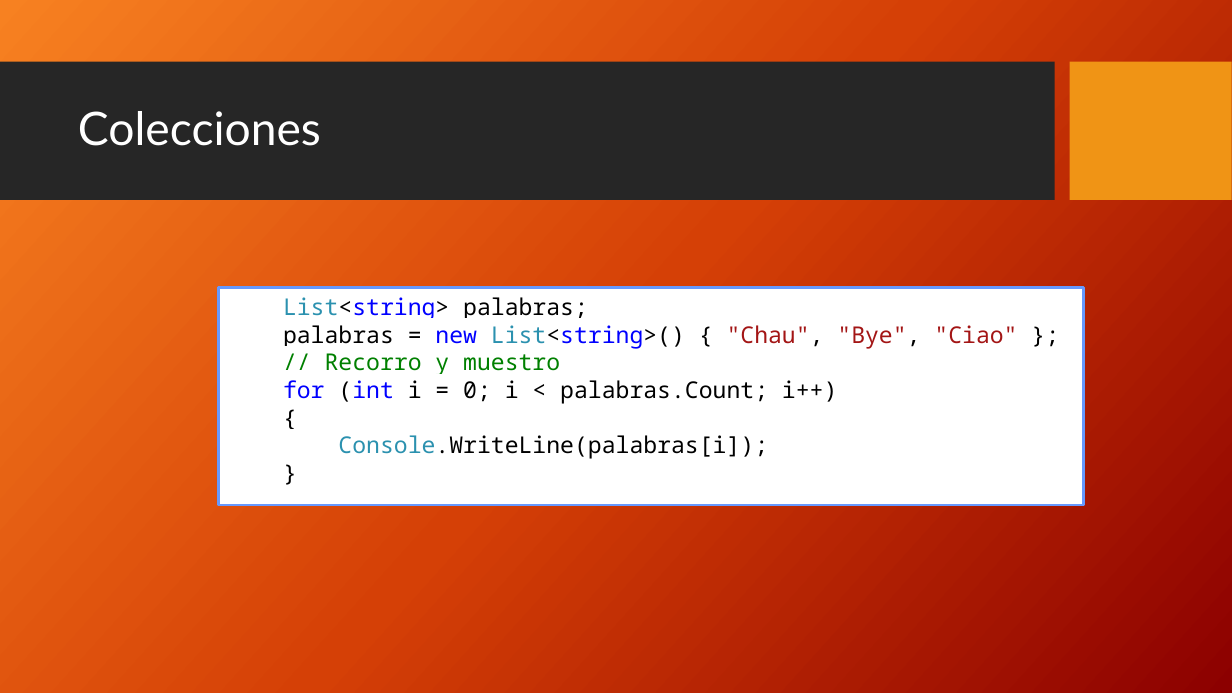
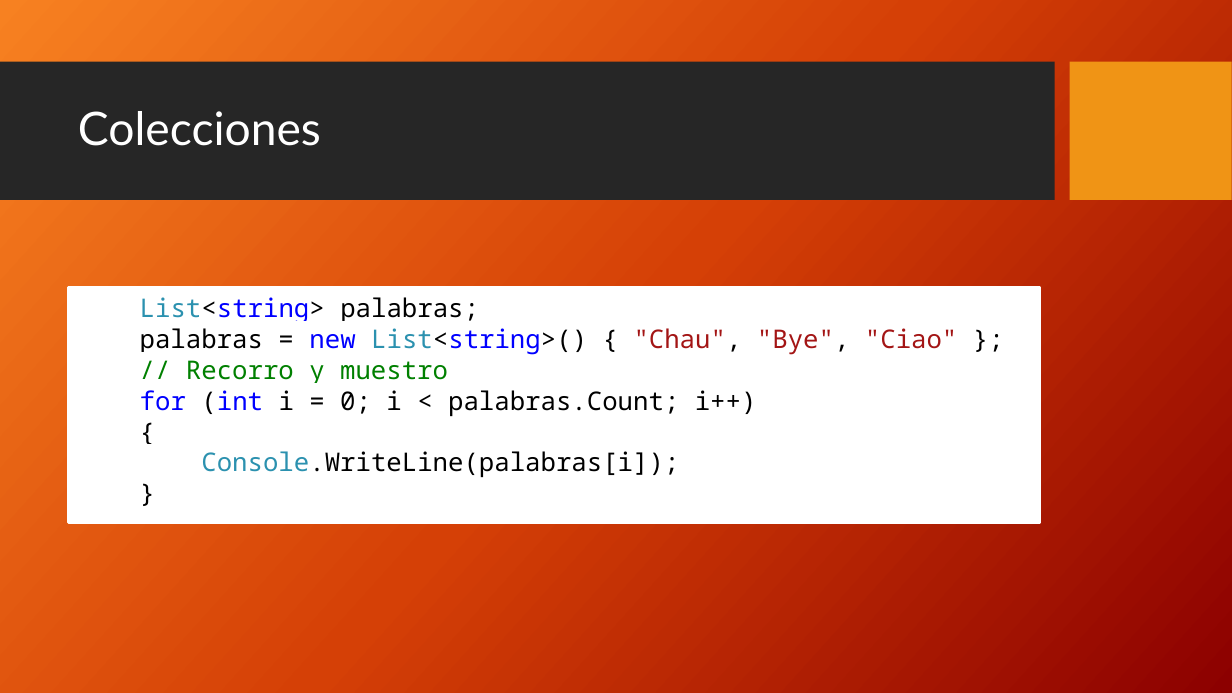
Before and after one commit to FedeDavila1984/utn_prog_y_lab_II, a slide deck: slide 5 of PPTs/ProgramacionII_Clase_07-2018.pptx. Drawn at 1232x693 pixels with LibreOffice and Linux fonts; fonts in the diff are those of the drawing; background and template pictures are left out. Boxes give left, top, right and bottom in pixels: in the first picture for what was removed or moved away, otherwise in the second. Text is boxed around its words. In the diff, an @@ line names an element or a change of style, - is before the commit and + after.

```diff
--- a/PPTs/ProgramacionII_Clase_07-2018.pptx
+++ b/PPTs/ProgramacionII_Clase_07-2018.pptx
@@ rectangle "List<string> palabras;" resized from (x1=218, y1=287, x2=1083, y2=505) to (x1=68, y1=287, x2=1040, y2=522) @@
@@ rectangle "List<string> palabras;" at (x1=68, y1=287, x2=1040, y2=522): size 18 to 20 pt; outline #6699FF 2 pt to #FFFFFF 2 pt @@
```
Also in this commit, not shown: 11 other slides changed, 5 other files.
